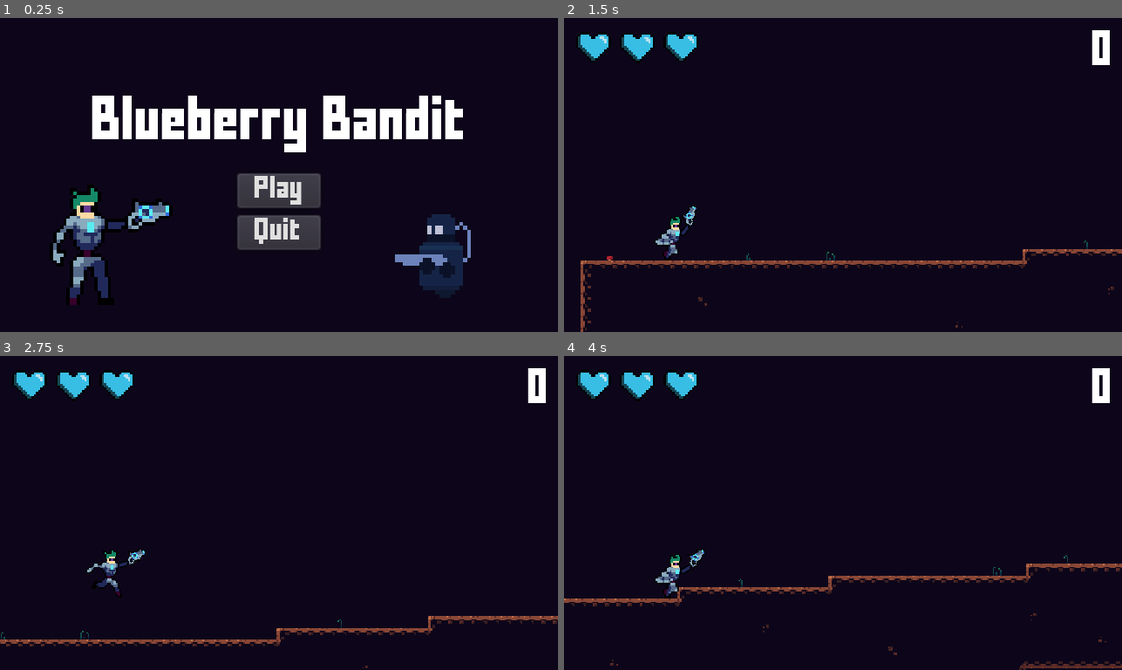
Above: before the commit, frames 1-4 (two rows, left to right).
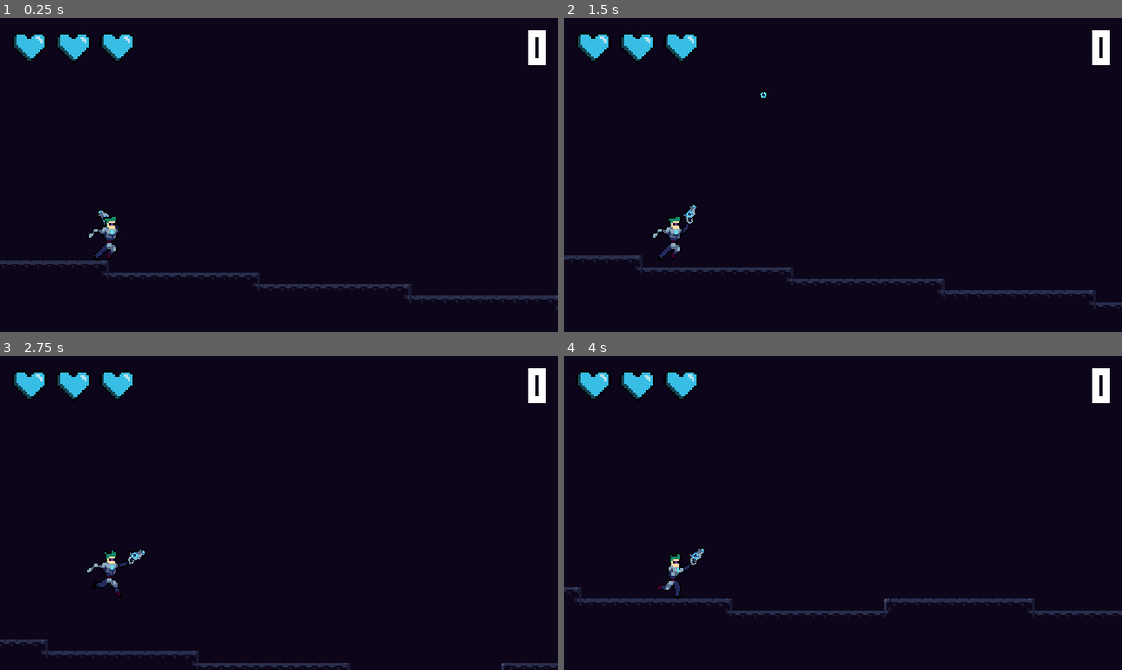
Above: after the commit, the same moments.

Repository: CreativelyBad/BlueberryBandit
Game: Godot game, scene res://Levels/RandomLevel.tscn
The game is run twice, just before and just after one commit, with the same random seed, the same clock (stepped at 60 frames per second) and the same inputs. Before the commit the project starts from res://UI/Menu.tscn.
Inputs (mouse positions are in pixels of both pictures, inside the frame that each line leads up to):
- Up to frame 1 (0.25 s): no input
- Up to frame 2 (1.5 s): click (843, 190) at 0.5 s, where only the run before the commit has a clickable "Play"; click (742, 153) at 1.25 s, where only the run before the commit has a clickable "1"
- Up to frame 3 (2.75 s): move the mouse to (401, 497) at 2.02 s; hold D (right) from 2.03 s (still down); tap Space (jump) at 2.1, 2.27, 2.57 s
- Up to frame 4 (4 s): move the mouse to (731, 528) at 2.77 s; click (731, 528) at 2.85 s; tap Space (jump) at 3.02, 3.05, 3.32, 3.6 s; move the mouse to (898, 443) at 3.52 s; release D (right) at 3.53 s; hold A (left) from 3.53 s (still down)

The runs differ from the first frame. In frame 1, 16% of the frame differs, in the area x 0-100%, y 3-92%; in frame 2, 3.4%; in frame 3, 2.2%; in frame 4, 3.3%.

Commit message:
basic level generation

Diff:
--- /dev/null
+++ b/Levels/LevelGen.gd
@@ -0,0 +1,67 @@
+extends TileMap
+
+
+var x = -5
+var y = 18
+var gen_loop = 0
+var tile = Vector2(2, 1)
+var chosen_tile_set = 2
+var collider_offset = Vector2.ZERO
+var tile_pos = Vector2.ZERO
+var gen_coll_padding = 300
+
+func _ready():
+	randomize()
+	set_gen_collider()
+
+func generate_level(loops : int):
+	for i in range(loops):
+		tile_pos = Vector2(x ,y)
+		var y_change = 0
+		set_cellv(tile_pos, chosen_tile_set, false, false, false, tile)
+		x += 1
+		if gen_loop == 12:
+			gen_loop = 0
+			var rand = rand_range(0, 2)
+			#print("random: ", rand)
+			if i == 12:
+				y_change = 1
+				y += y_change
+			else:
+				if rand < 1:
+					y_change = 1
+					y += y_change
+				else:
+					y_change = -1
+					y += y_change
+		else:
+			gen_loop += 1
+
+		if i != loops:
+			tile = choose_tile(y_change)
+
+func choose_tile(y_change : int):
+	var tile_coords = Vector2()
+
+	if y_change == 1:
+		tile_coords = Vector2(2, 1)
+		set_cellv(Vector2(x - 1, y), chosen_tile_set, false, false, false, Vector2(5, 2))
+		set_cellv(Vector2(x - 1, y - 1), chosen_tile_set, false, false, false, Vector2(4, 1))
+	elif y_change == -1:
+		tile_coords = Vector2(0, 1)
+		set_cellv(Vector2(x, y + 1), chosen_tile_set, false, false, false, Vector2(6, 2))
+	else:
+		tile_coords = Vector2(2,1)
+
+	return tile_coords
+
+
+func _on_GenerationCollider_body_entered(body: Node) -> void:
+	if body.is_in_group("player"):
+		set_gen_collider()
+
+func set_gen_collider():
+	generate_level(144)
+	collider_offset = map_to_world(tile_pos)
+	$GenerationCollider.global_position = collider_offset
+	$GenerationCollider.global_position.x -= gen_coll_padding
--- /dev/null
+++ b/Levels/RandomLevel.tscn
@@ -0,0 +1,30 @@
+[gd_scene load_steps=5 format=2]
+
+[ext_resource path="res://Objects/Player.tscn" type="PackedScene" id=1]
+[ext_resource path="res://TileSets/Main.tres" type="TileSet" id=2]
+[ext_resource path="res://Levels/LevelGen.gd" type="Script" id=3]
+
+[sub_resource type="RectangleShape2D" id=1]
+extents = Vector2( 10, 187 )
+
+[node name="Game" type="Node2D"]
+
+[node name="World" type="TileMap" parent="."]
+tile_set = ExtResource( 2 )
+cell_size = Vector2( 8, 8 )
+cell_y_sort = true
+show_collision = true
+collision_layer = 15
+collision_mask = 15
+format = 1
+script = ExtResource( 3 )
+
+[node name="GenerationCollider" type="Area2D" parent="World"]
+
+[node name="CollisionShape2D" type="CollisionShape2D" parent="World/GenerationCollider"]
+shape = SubResource( 1 )
+
+[node name="Player" parent="." instance=ExtResource( 1 )]
+position = Vector2( 36, 125 )
+
+[connection signal="body_entered" from="World/GenerationCollider" to="World" method="_on_GenerationCollider_body_entered"]
--- a/Objects/Player.tscn
+++ b/Objects/Player.tscn
@@ -274,5 +274,12 @@
 
 [node name="HUD" parent="Camera2D" instance=ExtResource( 7 )]
 
+[node name="ParallaxBackground" type="ParallaxBackground" parent="Camera2D"]
+
+[node name="ColorRect" type="ColorRect" parent="Camera2D/ParallaxBackground"]
+anchor_right = 1.0
+anchor_bottom = 1.0
+color = Color( 0.054902, 0.027451, 0.105882, 1 )
+
 [connection signal="shot" from="." to="." method="_on_Player_shot"]
 [connection signal="body_entered" from="AutoJumpCheck" to="." method="_on_AutoJumpCheck_body_entered"]
--- a/Scripts/Player.gd
+++ b/Scripts/Player.gd
@@ -76,6 +76,9 @@
 	velocity.y += GRAVITY
 	velocity = move_and_slide(velocity, Vector2.UP)
 
+	if velocity == Vector2.ZERO:
+		$AnimationPlayer.play("Idle")
+
 func _ready() -> void:
 	start_pos = position
 	health = MAX_HEALTH
@@ -97,4 +100,5 @@
 		$AnimationPlayer.play("Jump")
 
 func _on_AutoJumpCheck_body_entered(_body: Node) -> void:
-	jump()
+	#jump()
+	pass
--- a/project.godot
+++ b/project.godot
@@ -11,7 +11,7 @@
 [application]
 
 config/name="BlueberryBandit"
-run/main_scene="res://UI/Menu.tscn"
+run/main_scene="res://Levels/RandomLevel.tscn"
 config/icon="res://icon.png"
 
 [display]
